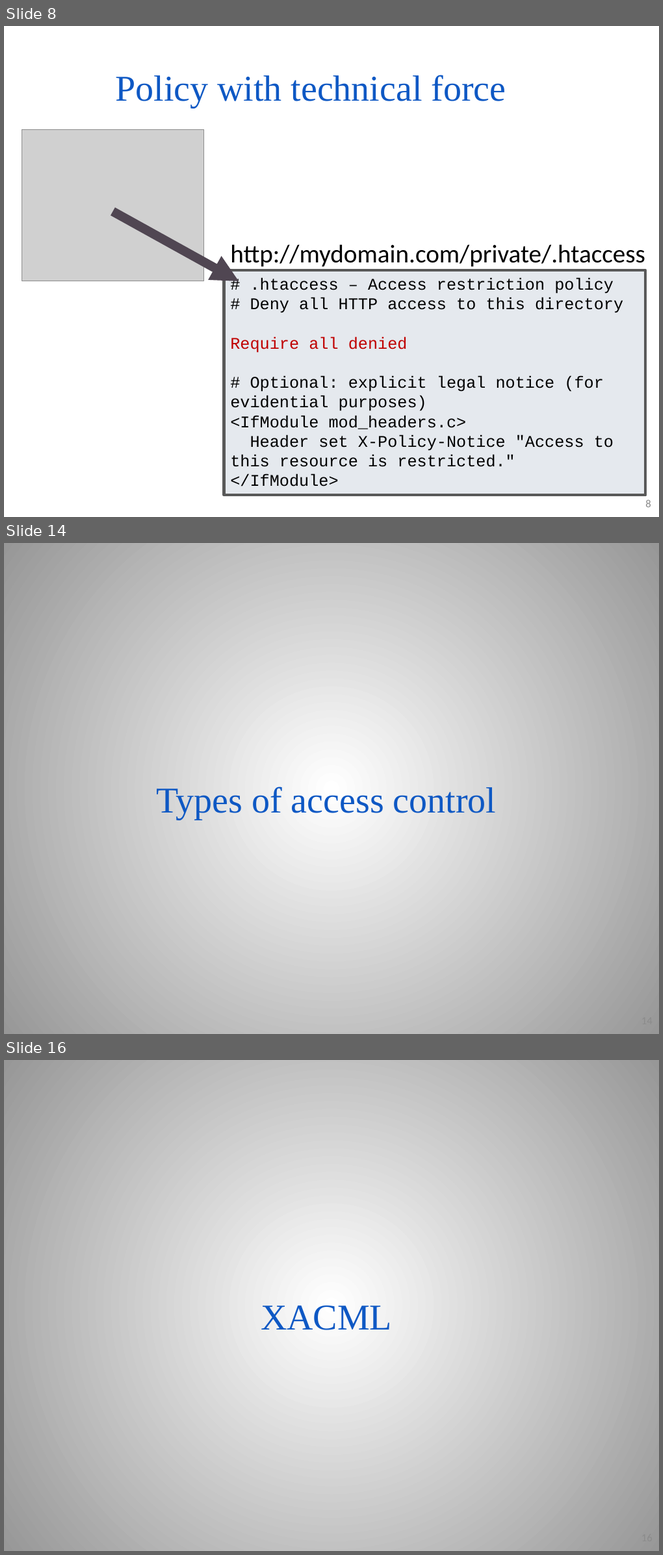
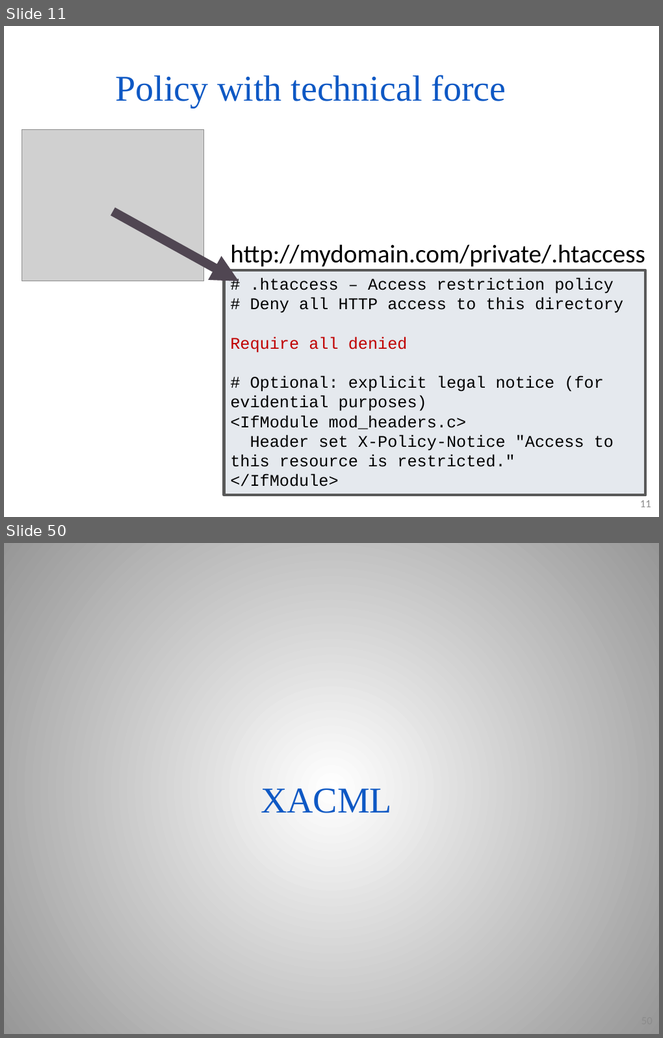
Before and after one commit to PoTr-KNoWS/odrl-tutorial, a slide deck: presentations/2026.05.10 Introduction to policies, policy languages and ODRL (Víctor).pptx. Shown one above the other, each under a label of ours: slides 8, 14 and 16 before the commit, slides 11 and 50 after it; the slides between them are not shown. The pictures are 663x1555 and 663x1038 pixels, drawn with LibreOffice and Linux fonts; fonts in the diff are those of the drawing; grey boxes stand for pictures; background and template pictures are left out. Boxes give left, top, right and bottom in pixels: in the first picture for what was removed or moved away, otherwise in the second. Text is boxed around its words. In the diff, an @@ line names an element or a change of style, - is before the commit and + after.

```diff
--- a/presentations/2026.05.10 Introduction to policies, policy languages and ODRL (Víctor).pptx
+++ b/presentations/2026.05.10 Introduction to policies, policy languages and ODRL (Víctor).pptx
@@ slide 14 removed at [4, 543, 659, 1034], background gradient #FFFFFF to #979797 @@
@@ title removed at [157, 787, 496, 820] @@
-Types of access control
@@ page number removed at [506, 1008, 659, 1034] @@
-14
@@ what was slide 8 is now slide 11 @@
@@ page number at [640, 500, 651, 508]: text changed @@
-8
+11
@@ what was slide 16 is now slide 50 @@
```
Also in this commit, not shown: 16 slides changed, 40 slides added, 1 other slide removed.
